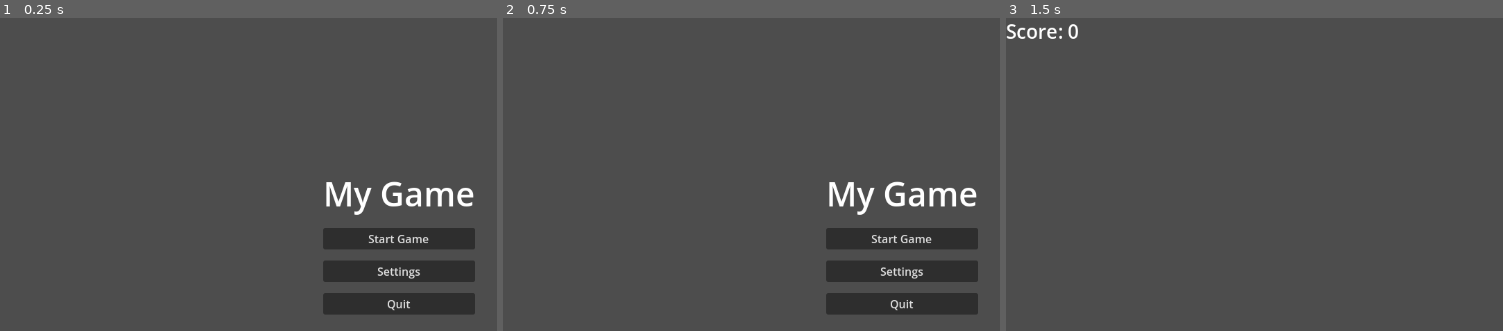
Above: before the commit, frames 1-3 (left to right).
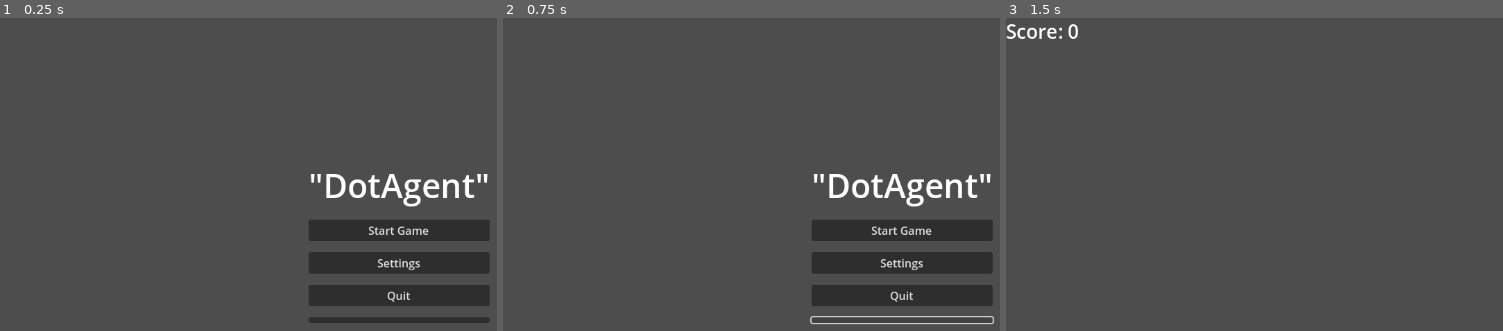
Above: after the commit, the same moments.

Repository: ailiAlone/DotAgent
Game: Godot game, scene res://main_menu.tscn
Two runs of this game, one before a commit and one after it. Both use one fixed random seed, a clock stepped at 60 frames per second and the inputs below.
Inputs (mouse positions are in pixels of both pictures, inside the frame that each line leads up to):
- Up to frame 1 (0.25 s): no input
- Up to frame 2 (0.75 s): click (900, 321) at 0.52 s
- Up to frame 3 (1.5 s): click "Start Game" at 1.25 s

The runs differ from the first frame. In frame 1, 8.6% of the frame differs, in the area x 62-99%, y 49-98%; in frame 2, 8.3%; in frame 3, nothing differs.

Commit message:
Clean up test/example files, restructure addons/dotagent into core/llm/controller/ui/tools, fix locale defaults to English

Diff:
--- /dev/null
+++ b/inventory.gd
@@ -0,0 +1,67 @@
+extends Control
+
+
+# 预设物品数据
+var items: Array[Dictionary] = [
+	{"name": "Iron Sword", "icon": "🗡️", "count": 1},
+	{"name": "Health Potion", "icon": "🧪", "count": 3},
+	{"name": "Mana Potion", "icon": "💧", "count": 2},
+	{"name": "Wooden Shield", "icon": "🛡️", "count": 1},
+	{"name": "Gold Coin", "icon": "🪙", "count": 99},
+	{"name": "Magic Scroll", "icon": "📜", "count": 1},
+	{"name": "Iron Ore", "icon": "🪨", "count": 5},
+	{"name": "Bread", "icon": "🍞", "count": 4},
+	{"name": "Empty Slot", "icon": "—", "count": 0},
+]
+
+@onready var back_button: Button = %BackButton
+@onready var item_grid: GridContainer = %ItemGrid
+
+
+func _ready() -> void:
+	back_button.pressed.connect(_on_back_pressed)
+	_populate_grid()
+
+
+func _populate_grid() -> void:
+	# 清空已有的子节点
+	for child in item_grid.get_children():
+		child.queue_free()
+
+	for item in items:
+		var slot := _create_item_slot(item)
+		item_grid.add_child(slot)
+
+
+func _create_item_slot(item: Dictionary) -> PanelContainer:
+	var panel := PanelContainer.new()
+	panel.custom_minimum_size = Vector2(120, 100)
+
+	var vbox := VBoxContainer.new()
+	vbox.alignment = BoxContainer.ALIGNMENT_CENTER
+
+	var icon_label := Label.new()
+	icon_label.text = item["icon"]
+	icon_label.horizontal_alignment = HORIZONTAL_ALIGNMENT_CENTER
+	icon_label.add_theme_font_size_override("font_size", 36)
+
+	var name_label := Label.new()
+	name_label.text = item["name"]
+	name_label.horizontal_alignment = HORIZONTAL_ALIGNMENT_CENTER
+	name_label.add_theme_font_size_override("font_size", 14)
+
+	var count_label := Label.new()
+	count_label.text = "x%d" % item["count"]
+	count_label.horizontal_alignment = HORIZONTAL_ALIGNMENT_CENTER
+	count_label.add_theme_font_size_override("font_size", 14)
+
+	vbox.add_child(icon_label)
+	vbox.add_child(name_label)
+	vbox.add_child(count_label)
+	panel.add_child(vbox)
+
+	return panel
+
+
+func _on_back_pressed() -> void:
+	get_tree().change_scene_to_file("res://main_menu.tscn")
--- /dev/null
+++ b/inventory.tscn
@@ -0,0 +1,47 @@
+[gd_scene load_steps=2 format=3 uid="uid://beqrqic1cucuj"]
+
+[ext_resource type="Script" uid="uid://0uiqr0pkwrxm" path="res://inventory.gd" id="1_inv"]
+
+[node name="Inventory" type="Control"]
+layout_mode = 3
+anchors_preset = 15
+anchor_right = 1.0
+anchor_bottom = 1.0
+grow_horizontal = 2
+grow_vertical = 2
+script = ExtResource("1_inv")
+
+[node name="Center" type="CenterContainer" parent="."]
+layout_mode = 1
+anchors_preset = 15
+anchor_right = 1.0
+anchor_bottom = 1.0
+grow_horizontal = 2
+grow_vertical = 2
+
+[node name="InvContainer" type="VBoxContainer" parent="Center"]
+layout_mode = 2
+theme_override_constants/separation = 16
+
+[node name="TitleLabel" type="Label" parent="Center/InvContainer"]
+layout_mode = 2
+theme_override_font_sizes/font_size = 48
+text = "\"🎒 Inventory (Test)\""
+horizontal_alignment = 1
+
+[node name="ItemGrid" type="GridContainer" parent="Center/InvContainer"]
+unique_name_in_owner = true
+layout_mode = 2
+theme_override_constants/h_separation = 10
+theme_override_constants/v_separation = 10
+columns = 3
+
+[node name="Spacer" type="Control" parent="Center/InvContainer"]
+layout_mode = 2
+size_flags_vertical = 3
+
+[node name="BackButton" type="Button" parent="Center/InvContainer"]
+unique_name_in_owner = true
+custom_minimum_size = Vector2(200, 0)
+layout_mode = 2
+text = "Back"
--- a/main_menu.tscn
+++ b/main_menu.tscn
@@ -27,7 +27,7 @@
 unique_name_in_owner = true
 layout_mode = 2
 theme_override_font_sizes/font_size = 48
-text = "My Game"
+text = "\"DotAgent\""
 horizontal_alignment = 1
 
 [node name="StartButton" type="Button" parent="Center/MenuContainer"]
@@ -47,3 +47,7 @@
 custom_minimum_size = Vector2(200, 0)
 layout_mode = 2
 text = "Quit"
+
+[node name="TestButton" type="Button" parent="Center/MenuContainer"]
+unique_name_in_owner = true
+layout_mode = 2
--- /dev/null
+++ b/player_stats.gd
@@ -0,0 +1,11 @@
+extends Control
+
+@onready var back_button: Button = %BackButton
+
+
+func _ready() -> void:
+	back_button.pressed.connect(_on_back_pressed)
+
+
+func _on_back_pressed() -> void:
+	get_tree().change_scene_to_file("res://main_menu.tscn")
--- /dev/null
+++ b/player_stats.tscn
@@ -0,0 +1,65 @@
+[gd_scene load_steps=2 format=3 uid="uid://vu3tyo5s5yrv"]
+
+[ext_resource type="Script" path="res://player_stats.gd" id="1_plstat"]
+
+[node name="PlayerStats" type="Control"]
+layout_mode = 3
+anchors_preset = 15
+anchor_right = 1.0
+anchor_bottom = 1.0
+grow_horizontal = 2
+grow_vertical = 2
+script = ExtResource("1_plstat")
+
+[node name="Center" type="CenterContainer" parent="."]
+layout_mode = 1
+anchors_preset = 15
+anchor_right = 1.0
+anchor_bottom = 1.0
+grow_horizontal = 2
+grow_vertical = 2
+
+[node name="StatsContainer" type="VBoxContainer" parent="Center"]
+custom_minimum_size = Vector2(300, 0)
+layout_mode = 2
+theme_override_constants/separation = 16
+
+[node name="TitleLabel" type="Label" parent="Center/StatsContainer"]
+layout_mode = 2
+theme_override_font_sizes/font_size = 48
+text = "Player Stats"
+horizontal_alignment = 1
+
+[node name="HealthLabel" type="Label" parent="Center/StatsContainer"]
+layout_mode = 2
+theme_override_font_sizes/font_size = 24
+text = "Health: 100"
+horizontal_alignment = 1
+
+[node name="AttackLabel" type="Label" parent="Center/StatsContainer"]
+layout_mode = 2
+theme_override_font_sizes/font_size = 24
+text = "Attack: 15"
+horizontal_alignment = 1
+
+[node name="DefenseLabel" type="Label" parent="Center/StatsContainer"]
+layout_mode = 2
+theme_override_font_sizes/font_size = 24
+text = "Defense: 10"
+horizontal_alignment = 1
+
+[node name="SpeedLabel" type="Label" parent="Center/StatsContainer"]
+layout_mode = 2
+theme_override_font_sizes/font_size = 24
+text = "Speed: 8"
+horizontal_alignment = 1
+
+[node name="Spacer" type="Control" parent="Center/StatsContainer"]
+layout_mode = 2
+size_flags_vertical = 3
+
+[node name="BackButton" type="Button" parent="Center/StatsContainer"]
+unique_name_in_owner = true
+custom_minimum_size = Vector2(200, 0)
+layout_mode = 2
+text = "Back"
--- a/project.godot
+++ b/project.godot
@@ -10,7 +10,8 @@
 
 [application]
 
-config/name="ai-plug"
+config/name="DotAgent"
+config/description="\"DotAgent — Godot Editor AI Assistant with tool-calling capabilities\""
 run/main_scene="res://main_menu.tscn"
 config/features=PackedStringArray("4.5", "Forward Plus")
 config/icon="res://icon.svg"
Not shown, removed: addons/dotagent/config_dialog.gd
Not shown, removed: addons/dotagent/config_manager.gd
Not shown, added: addons/dotagent/controller/dock_controller.gd
Not shown, added: addons/dotagent/controller/dock_controller.gd.uid
Not shown, changed: addons/dotagent/core/backup_manager.gd
Renamed: addons/dotagent/backup_manager.gd.uid -> addons/dotagent/core/backup_manager.gd.uid
Not shown, added: addons/dotagent/core/config_manager.gd
Renamed: addons/dotagent/config_manager.gd.uid -> addons/dotagent/core/config_manager.gd.uid
Not shown, added: addons/dotagent/core/locale.gd
Not shown, added: addons/dotagent/core/locale.gd.uid
Not shown, changed: addons/dotagent/core/logger.gd
Renamed: addons/dotagent/logger.gd.uid -> addons/dotagent/core/logger.gd.uid
(and 33 more such lines)
